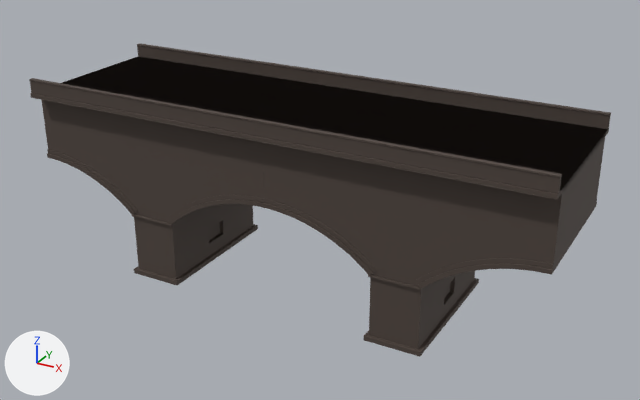
A saved change to the Blender file blender/B3/viaduct.blend.
Both versions are drawn from a 50 mm camera at (44.3, -57.8, 36.5) aimed at (12.3, 0.4, 7.4). The lights are fixed; the arrows at lower left show +X, +Y and +Z. The picture after the commit comes second.

Objects in the first picture: 'viaduct_module', 'viaduct_module.001'.
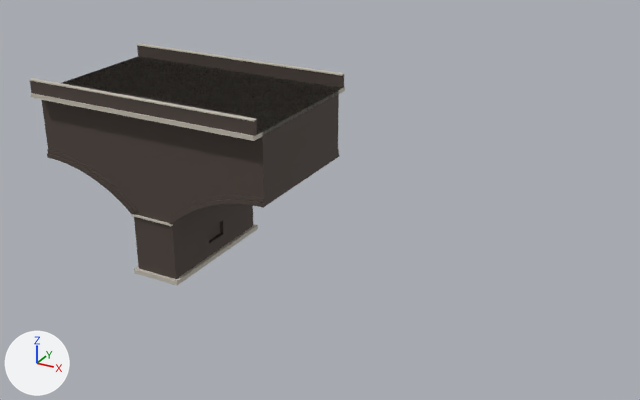
Changed parts and their boxes (x1, y1, x2, y2) in the pictures (640 x 400 px):
'viaduct_module.001', deleted
    before: (254, 74, 611, 357)
part 1 of me_viaduct_module, recoloured
    both: (131, 214, 258, 285)
part 2 of me_viaduct_module, recoloured
    both: (31, 43, 344, 140)
part 3 of me_viaduct_module, recoloured
    both: (29, 78, 256, 141)

The edits, one by one:
Material 'stone' (mat_stone) is new.
Its base color is (0.55, 0.51, 0.44) (light grey #c4bdb1).
Its roughness is 0.75.
me_viaduct_module has 716 vertices, 476 faces and spans x -11.0..11.0, y -7.2..7.2, z 0.0..16.2.
me_viaduct_module is used by ob_viaduct_module; location (0.0, 0.0, 0.0).
me_viaduct_module part 1: 18 of the faces centred in x -2.3..2.3, y -6.3..6.3, z 0.0..5.6 switch from mat_brick (brown #4d423c) to mat_stone (light grey #c4bdb1).
me_viaduct_module part 2: 18 of the faces centred in x 0.0..11.0, y 0.0..7.2, z 14.6..16.2 switch from mat_brick (brown #4d423c) to mat_stone (light grey #c4bdb1).
me_viaduct_module part 3: 12 of the faces centred in x 0.0..11.0, y -7.2..-6.6, z 14.7..16.2 switch from mat_brick (brown #4d423c) to mat_stone (light grey #c4bdb1).
Object 'viaduct_module.001' (ob_viaduct_module_001) is deleted.
